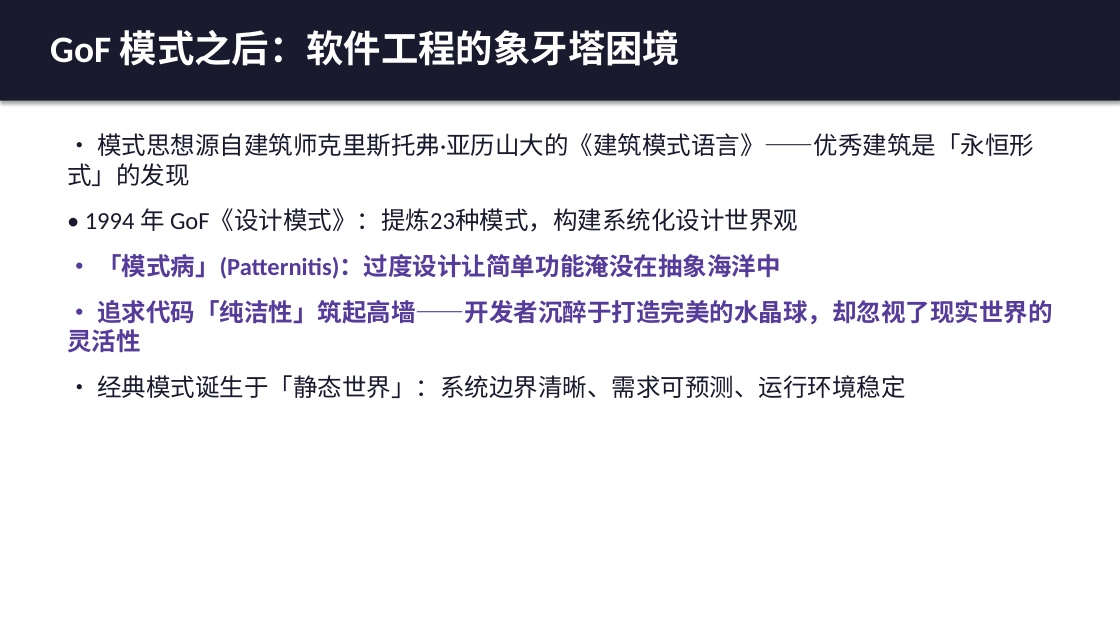
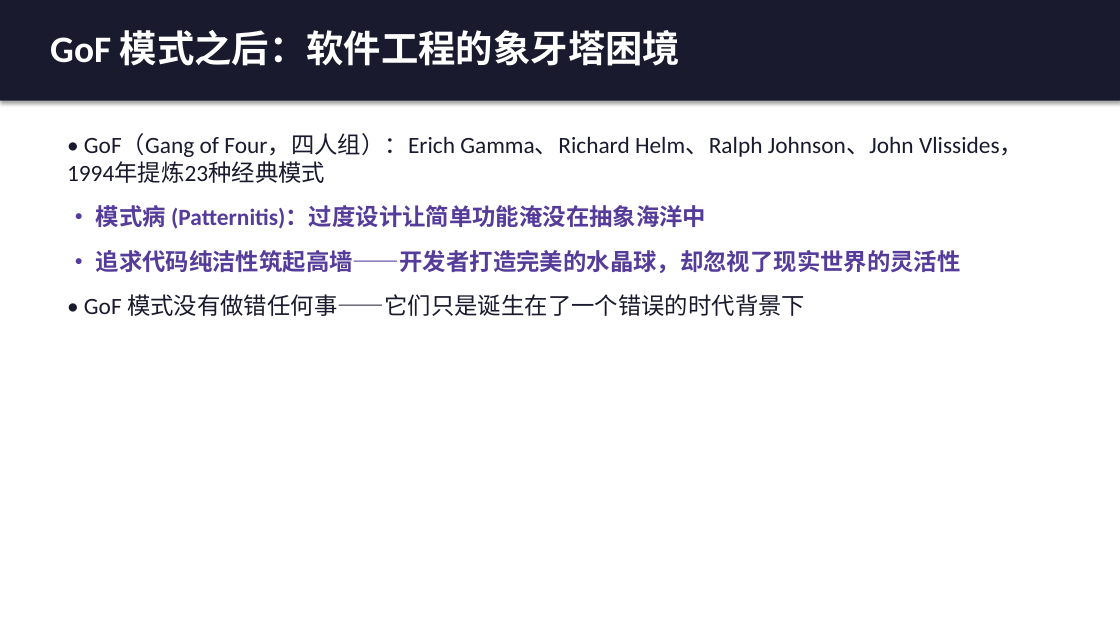
Before and after one commit to tanteng/blog, a slide deck: slide 10 of static/reports/agent-design-patterns-book-intro.pptx. Drawn at 1120x630 pixels with LibreOffice and Linux fonts; fonts in the diff are those of the drawing. Boxes give left, top, right and bottom in pixels: in the first picture for what was removed or moved away, otherwise in the second. Text is boxed around its words. In the diff, an @@ line names an element or a change of style, - is before the commit and + after.

```diff
--- a/static/reports/agent-design-patterns-book-intro.pptx
+++ b/static/reports/agent-design-patterns-book-intro.pptx
@@ text at [67,133,1023,316]: text changed; size 21 to 20 pt @@
-• 模式思想源自建筑师克里斯托弗·亚历山大的《建筑模式语言》——优秀建筑是「永恒形式」的发现
-• 1994 年 GoF《设计模式》：提炼23种模式，构建系统化设计世界观
-• 「模式病」(Patternitis)：过度设计让简单功能淹没在抽象海洋中
-• 追求代码「纯洁性」筑起高墙——开发者沉醉于打造完美的水晶球，却忽视了现实世界的灵活性
-• 经典模式诞生于「静态世界」：系统边界清晰、需求可预测、运行环境稳定
+• GoF（Gang of Four，四人组）：Erich Gamma、Richard Helm、Ralph Johnson、John Vlissides，1994年提炼23种经典模式
+• 模式病 (Patternitis)：过度设计让简单功能淹没在抽象海洋中
+• 追求代码纯洁性筑起高墙——开发者打造完美的水晶球，却忽视了现实世界的灵活性
+• GoF 模式没有做错任何事——它们只是诞生在了一个错误的时代背景下
```
Also in this commit, not shown: 18 other slides changed, 6 slides added, 4 slides removed.
